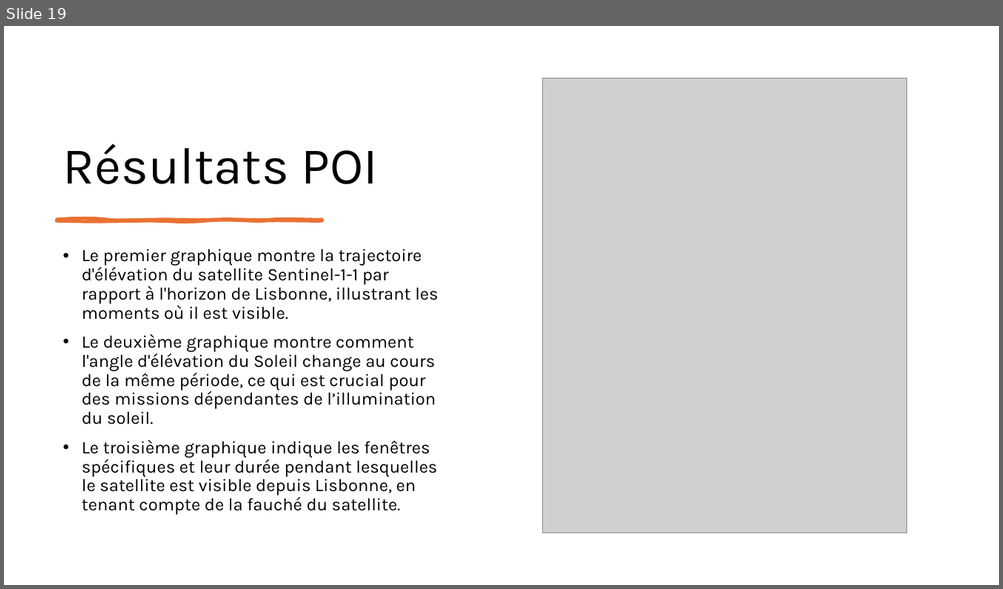
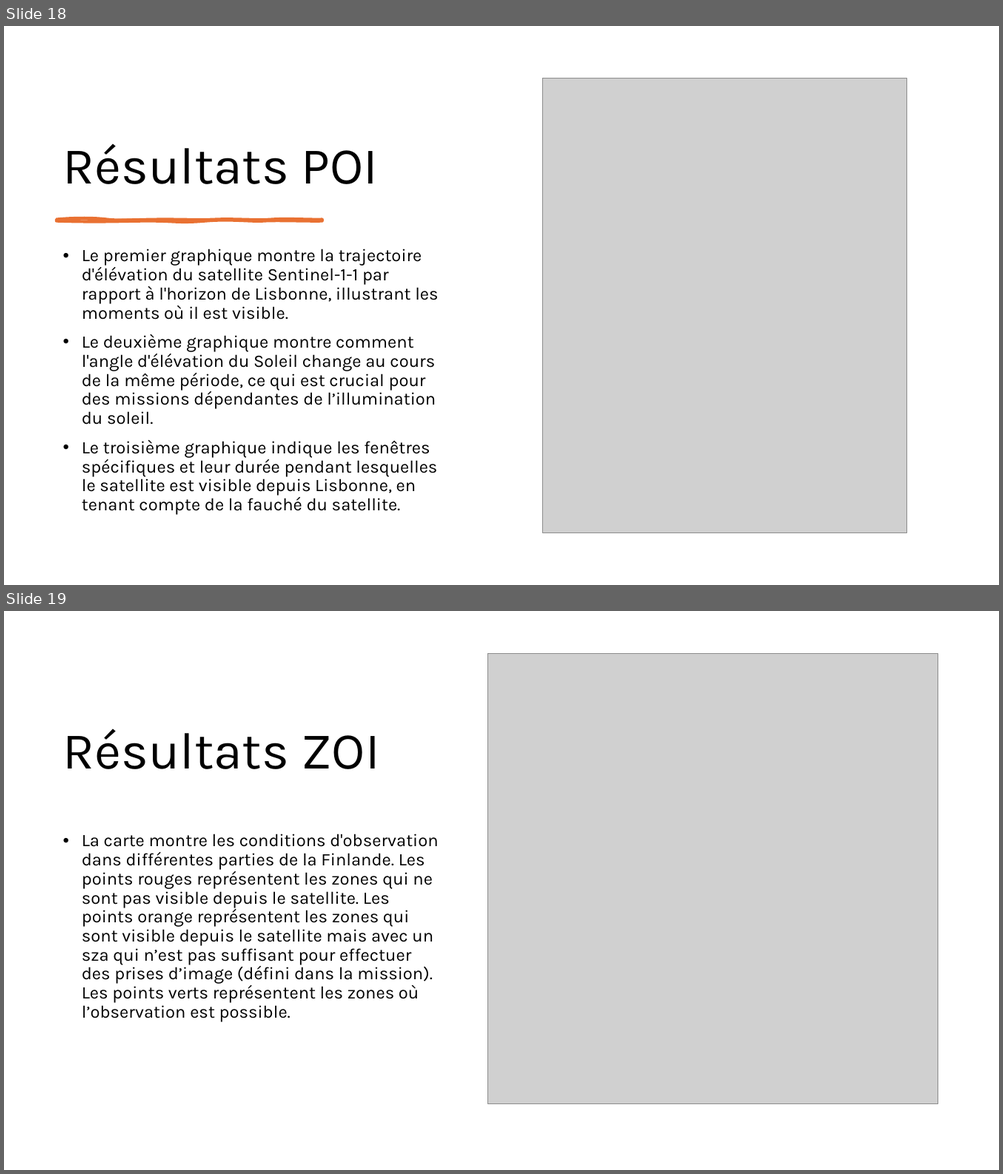
Before and after one commit to leoid3/EO_Tools, a slide deck: User guide.pptx. Shown one above the other, each under a label of ours: slide 19 before the commit, slides 18 and 19 after it. The pictures are 1003x589 and 1003x1174 pixels, drawn with LibreOffice and Linux fonts; fonts in the diff are those of the drawing; grey boxes stand for pictures. Boxes give left, top, right and bottom in pixels: in the first picture for what was removed or moved away, otherwise in the second. Text is boxed around its words. In the diff, an @@ line names an element or a change of style, - is before the commit and + after.

```diff
--- a/User guide.pptx
+++ b/User guide.pptx
@@ slide 19 added at (x1=4, y1=611, x2=999, y2=1170), background #FFFFFF @@
@@ picture added at (x1=487, y1=653, x2=938, y2=1104) @@
@@ title added at (x1=63, y1=729, x2=380, y2=769), 50 pt, text #000000 @@
+Résultats ZOI
@@ text added at (x1=82, y1=834, x2=438, y2=1022), 17 pt, text #000000 @@
+• La carte montre les conditions d'observation dans différentes parties de la Finlande. Les points rouges représentent les zones qui ne sont pas visible depuis le satellite. Les points orange représentent les zones qui sont visible depuis le satellite mais avec un sza qui n’est pas suffisant pour effectuer des prises d’image (défini dans la mission). Les points verts représentent les zones où l’observation est possible.
@@ what was slide 19 is now slide 18 @@
```
Also in this commit, not shown: 1 slide changed, 2 other slides added.
